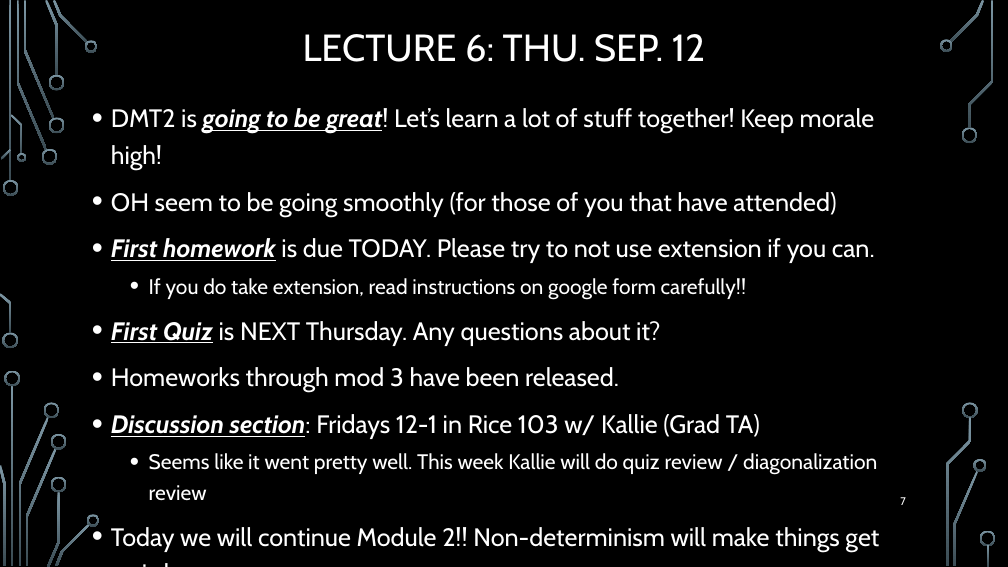
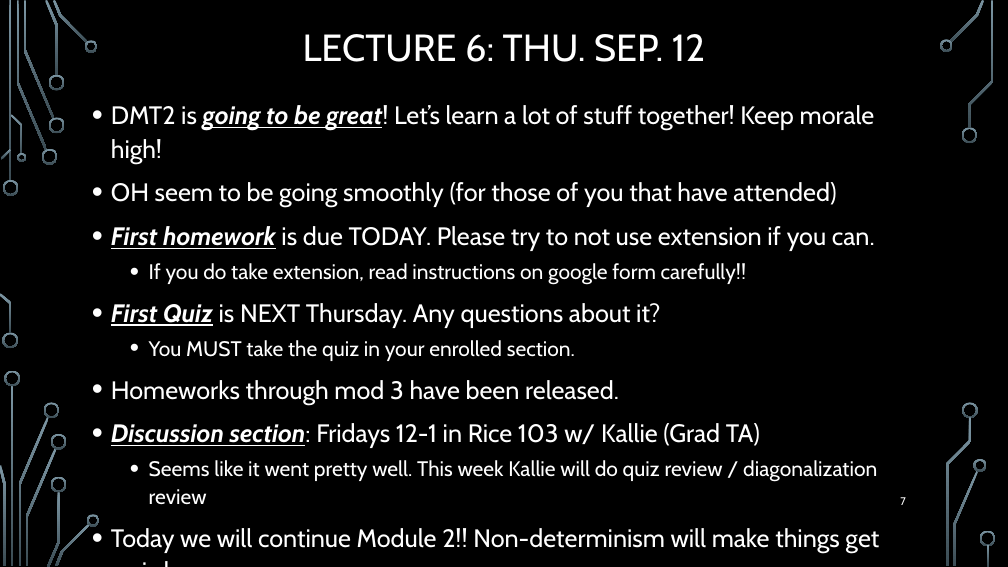
Before and after one commit to markfloryan/dmt2, a slide deck: slide 7 of slides/00-DailyAnnouncements.pptx. Drawn at 1008x567 pixels with LibreOffice and Linux fonts; fonts in the diff are those of the drawing; background and template pictures are left out. Boxes give left, top, right and bottom in pixels: in the first picture for what was removed or moved away, otherwise in the second. Text is boxed around its words. In the diff, an @@ line names an element or a change of style, - is before the commit and + after.

```diff
--- a/slides/00-DailyAnnouncements.pptx
+++ b/slides/00-DailyAnnouncements.pptx
@@ text at [111, 105, 879, 553]: line spacing 1.2 to 1.1 @@
@@ text at [149, 340, 575, 361]: paragraph added @@
+  • You MUST take the quiz in your enrolled section.
```
Also in this commit, not shown: 2 other slides changed.
